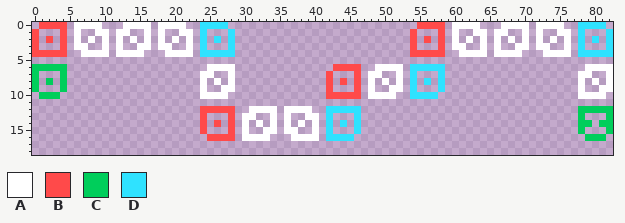
Sprite sheet -- src/PersonalWebsite/ExtraPage/Sprites/snake-title-banner.png. Above is the file before it was changed.
The file is 83x19 pixels.
Palette (. is transparent): A #ffffff  B #ff4a4a  C #00ce5b  D #2fe2ff
Pixels before, first column x 0:
 0 .BBBB.AAAA...AAAA.AAAA..DDDD...........................BBBB.AAAA...AAAA.AAAA..DDDD.
 1 B...B.A..AA.AA..A.A..AA.D...D.........................B...B.A..AA.AA..A.A..AA.D...D
 2 B.B.B.A.A.A.A.A.A.A.A.A.D.D.D.........................B.B.B.A.A.A.A.A.A.A.A.A.D.D.D
 3 B...B.AA..A.A..AA.AA..A.D...D.........................B...B.AA..A.A..AA.AA..A.D...D
 4 BBBBB..AAAA.AAAA...AAAA.DDDDD.........................BBBBB..AAAA.AAAA...AAAA.DDDDD
 5 ...................................................................................
 6 CCCCC....................AAAA..............BBBB..AAAA.DDDDD....................AAAA
 7 C...C...................AA..A.............B...B.AA..A.D...D...................AA..A
 8 C.C.C...................A.A.A.............B.B.B.A.A.A.D.D.D...................A.A.A
 9 C...C...................A..AA.............B...B.A..AA.D...D...................A..AA
10 .CCC....................AAAA..............BBBBB.AAAA..DDDD....................AAAA.
11 ...................................................................................
12 ........................BBBBB..AAAA.AAAA..DDDDD...............................CCCCC
13 ........................B...B.AA..A.A..AA.D...D...............................C...C
14 ........................B.B.B.A.A.A.A.A.A.D.D.D...............................CC.CC
15 ........................B...B.A..AA.AA..A.D...D...............................C...C
16 .........................BBBB.AAAA...AAAA.DDDD.................................CCC.
After the commit:
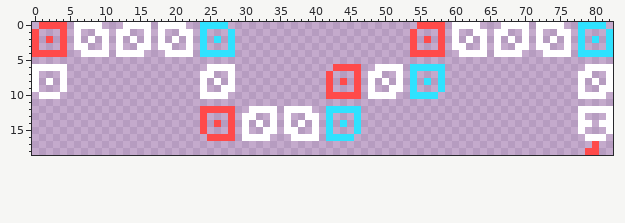
The author wrote: finalized snake sprite design
The edit:
Changed rows in their new state; - is an unchanged pixel.
first column x 0:
 6 AAAAA------------------------------------------------------------------------------
 7 A---A------------------------------------------------------------------------------
 8 A-A-A------------------------------------------------------------------------------
 9 A---A------------------------------------------------------------------------------
10 -AAA-------------------------------------------------------------------------------
12 ------------------------------------------------------------------------------AAAAA
13 ------------------------------------------------------------------------------A---A
14 ------------------------------------------------------------------------------AA-AA
15 ------------------------------------------------------------------------------A---A
16 -------------------------------------------------------------------------------AAA-
17 --------------------------------------------------------------------------------B--
18 -------------------------------------------------------------------------------BB--
Pixel boxes of the changes (left, top, right, bottom) in both pictures:
changed: (32, 64, 67, 99)
changed: (578, 106, 613, 155)
